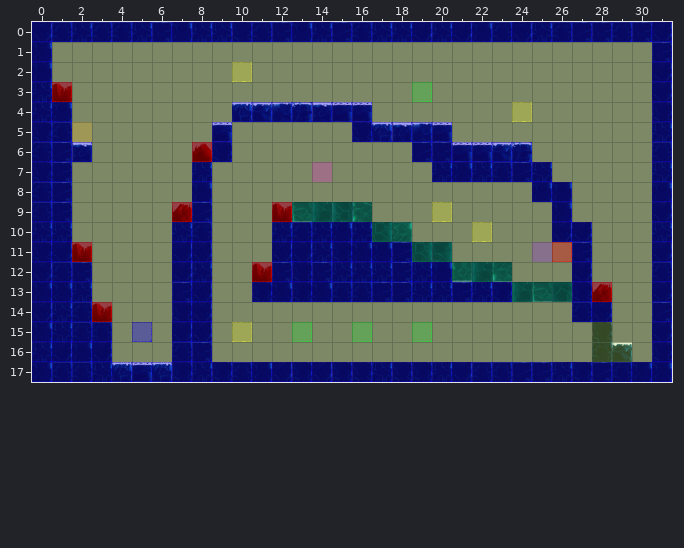
Two versions of a level (Tiled map, Spellington/src/res/map/mapPlains36.tmx). Above, as it was before the edit.
Cells are 50x50 px. Shown: x 0..31, y 0..17.
And afterwards:
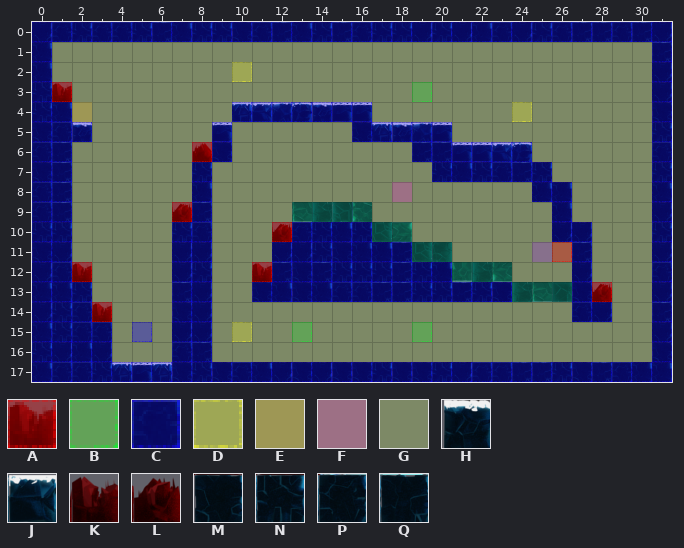
Key: from "collisionTile": A 0, B 1, C 3, D 4, E 7, F 9, G 11; from "frozenPlainsTile": H 0, J 2, K 31, L 32, M 42, N 43, P 44, Q 45.
_ is an empty cell.
Tiles replaced or removed in this view: A, B, C, D, E, F, G, H, J, K, M, N, P, Q.
See-through tiles are keyed as they look on the map.
Edits made:
Changed rows in their new state; . is an unchanged cell.
Layer "terrain":
first column x 2:
 5 H...........................
 6 _...........................
 9 .........._.................
10 ..........L.................
11 _...........................
12 K...........................
15 .........................._.
16 ..........................__
Layer "collision":
first column x 2:
 5 C..........
 6 G..........
 9 ..........G
10 ..........A
11 G..........
12 A..........
Layer "event":
first column x 2:
 4 E....................
 5 _....................
 7 ............_........
 8 ................F....
 9 .................._..
10 ...................._
first column x 16:
15 _
